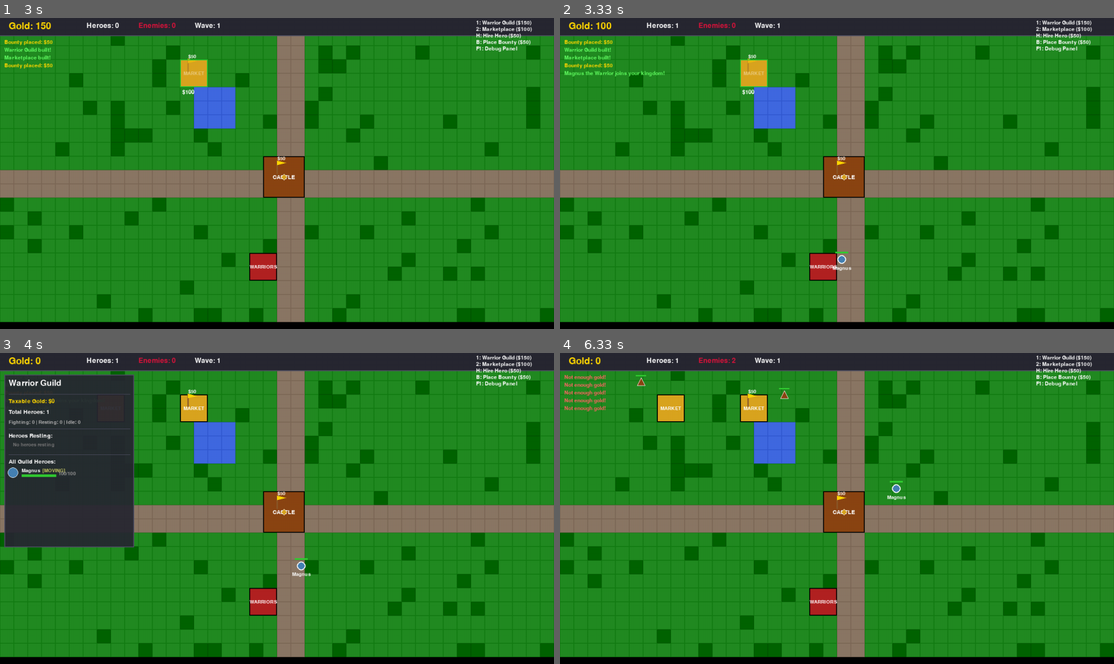
Above: before the commit, frames 1-4 (two rows, left to right).
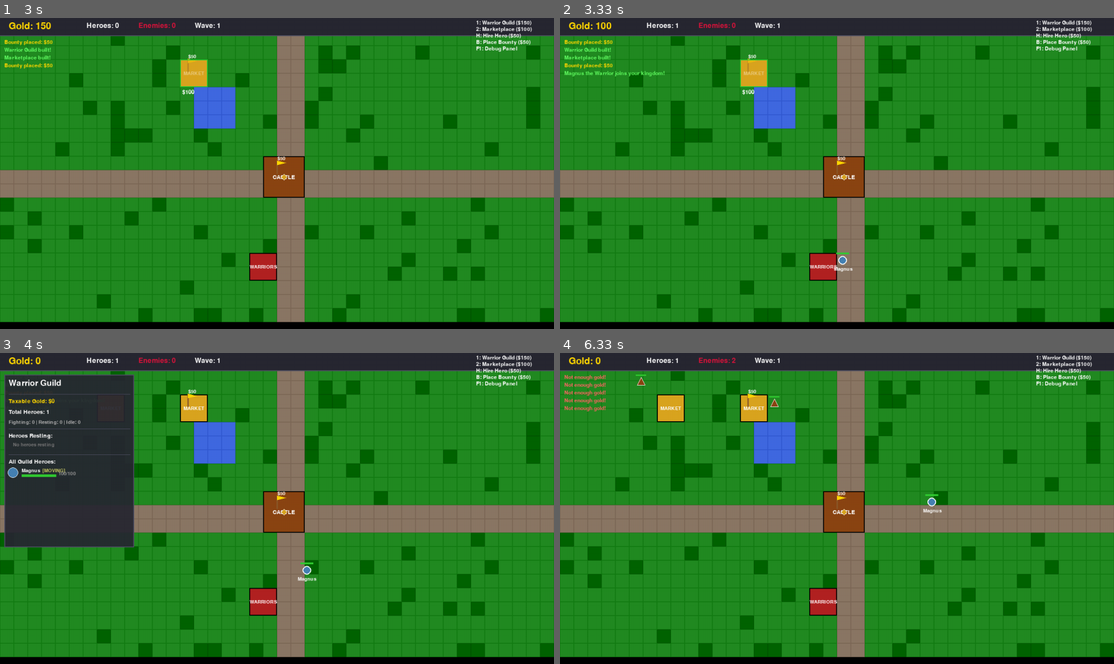
Above: after the commit, the same moments.

Repository: jaimiemontague/Kingdom
Game: pygame game, started from main.py
Same seed, same stepped clock (60 frames per second), same inputs: the game is played once before the commit and once after it.
Inputs (mouse positions are in pixels of both pictures, inside the frame that each line leads up to):
- Up to frame 1 (3 s): click (277, 173) at 0.38 s; tap B at 0.67, 2.98 s; click (105, 245) at 1.05 s; tap 1 at 1.33 s; click (249, 254) at 1.72 s; tap 2 at 2.07, 2.37, 2.9 s; click (188, 70) at 2.55 s
- Up to frame 2 (3.33 s): tap H at 3.17 s
- Up to frame 3 (4 s): click (110, 402) at 3.55 s; click "WARRIORS" at 3.88 s
- Up to frame 4 (6.33 s): tap 2 at 4.23, 4.53, 5.73, 6.03, 6.3 s; tap 1 at 4.32 s; right-click (953, 468) at 4.72 s; click (748, 405) at 5.05 s; click (781, 496) at 5.38 s

Frame 1 is identical in both runs. In frame 2, less than 0.1% of the frame differs, in the area x 49-53%, y 75-82%; in frame 3, 0.2%; in frame 4, 0.3%, in the area x 13-69%, y 6-52%.

Commit message:
Fix patrol zones: increase radius and add personal engagement range
The zones were too small (3 tiles = 96 pixels) so enemies walked past
without triggering engagement.

Changes:
- Increased zone radius from 3 to 5 tiles (160 pixels)
- Added personal engagement radius of 4 tiles (128 pixels)
- Heroes now engage if enemy is in their zone OR personally close
- Spread zone assignment further out (6-10 tiles from castle)
- Added debug logging infrastructure (disabled by default)

Tested: Heroes now stay in separate zones and engage enemies properly.

Diff:
--- a/ai/basic_ai.py
+++ b/ai/basic_ai.py
@@ -9,6 +9,22 @@
 from config import TILE_SIZE, HEALTH_THRESHOLD_FOR_DECISION, LLM_DECISION_COOLDOWN
 from ai.context_builder import ContextBuilder
 
+# Debug logging (set to True to see AI decision logs)
+DEBUG_AI = False
+
+_last_log = {}
+def debug_log(msg, throttle_key=None):
+    if not DEBUG_AI:
+        return
+    # Throttle repeated messages
+    if throttle_key:
+        import time
+        now = time.time()
+        if throttle_key in _last_log and now - _last_log[throttle_key] < 1.0:
+            return
+        _last_log[throttle_key] = now
+    print(f"[AI] {msg}")
+
 
 class BasicAI:
     """
@@ -51,13 +67,14 @@
             idx = len(self.hero_zones)
 
         num_heroes = max(len(heroes), 1)
-        angle = (2 * math.pi * idx) / num_heroes + random.uniform(-0.3, 0.3)
-        radius = TILE_SIZE * random.uniform(4, 8)
+        angle = (2 * math.pi * idx) / num_heroes + random.uniform(-0.2, 0.2)
+        radius = TILE_SIZE * random.uniform(6, 10)  # Spread zones further out
 
         zone_x = base_x + math.cos(angle) * radius
         zone_y = base_y + math.sin(angle) * radius
 
         self.hero_zones[hero.name] = (zone_x, zone_y)
+        debug_log(f"{hero.name} assigned zone at ({zone_x:.0f}, {zone_y:.0f}), angle={math.degrees(angle):.0f}deg")
         return (zone_x, zone_y)
 
     def update_hero(self, hero, dt: float, game_state: dict):
@@ -175,10 +192,13 @@
         enemies = game_state.get("enemies", [])
         buildings = game_state.get("buildings", [])
 
+        debug_log(f"{hero.name} is IDLE at ({hero.x:.0f}, {hero.y:.0f})", throttle_key=f"{hero.name}_idle")
+
         # Check if hero wants to go shopping (full health, has gold, needs potions)
         if hero.hp >= hero.max_hp:
             marketplace = self.find_marketplace_with_potions(buildings)
             if marketplace and hero.wants_to_shop(marketplace.can_sell_potions()):
+                debug_log(f"{hero.name} -> going shopping")
                 hero.target_position = (marketplace.center_x, marketplace.center_y)
                 hero.state = HeroState.MOVING
                 hero.target = {"type": "shopping", "marketplace": marketplace}
@@ -187,22 +207,34 @@
         # Get this hero's patrol zone
         zone_x, zone_y = self.assign_patrol_zone(hero, game_state)
 
-        # Only engage enemies that are INSIDE the hero's zone (3 tile radius)
-        zone_radius = TILE_SIZE * 3
-        enemies_in_zone = []
+        debug_log(f"{hero.name} zone=({zone_x:.0f}, {zone_y:.0f}), hero at ({hero.x:.0f}, {hero.y:.0f})", throttle_key=f"{hero.name}_zone")
+
+        # Engage enemies in two cases:
+        # 1. Enemy is in our patrol zone (5 tile radius from zone center)
+        # 2. Enemy is personally close to us (4 tile radius from hero)
+        zone_radius = TILE_SIZE * 5  # 160 pixels
+        personal_radius = TILE_SIZE * 4  # 128 pixels
+
+        enemies_to_consider = []
         for enemy in enemies:
             if not enemy.is_alive:
                 continue
-            # Check if enemy is in THIS hero's zone
+
             dist_to_zone = math.sqrt((enemy.x - zone_x)**2 + (enemy.y - zone_y)**2)
-            if dist_to_zone <= zone_radius:
-                dist_to_hero = hero.distance_to(enemy.x, enemy.y)
-                enemies_in_zone.append((enemy, dist_to_hero))
-
-        # If there are enemies in our zone, engage the closest one
-        if enemies_in_zone:
-            enemies_in_zone.sort(key=lambda x: x[1])
-            target_enemy = enemies_in_zone[0][0]
+            dist_to_hero = hero.distance_to(enemy.x, enemy.y)
+
+            # Check if enemy is in our zone OR personally close
+            in_zone = dist_to_zone <= zone_radius
+            personally_close = dist_to_hero <= personal_radius
+
+            if in_zone or personally_close:
+                enemies_to_consider.append((enemy, dist_to_hero))
+
+        # If there are enemies to fight, engage the closest one
+        if enemies_to_consider:
+            enemies_to_consider.sort(key=lambda x: x[1])
+            target_enemy = enemies_to_consider[0][0]
+            debug_log(f"{hero.name} -> engaging enemy at ({target_enemy.x:.0f}, {target_enemy.y:.0f})")
             hero.target = target_enemy
             hero.set_target_position(target_enemy.x, target_enemy.y)
             hero.state = HeroState.MOVING
@@ -210,9 +242,11 @@
 
         # No enemies in zone - patrol within our zone
         dist_to_zone = hero.distance_to(zone_x, zone_y)
+        debug_log(f"{hero.name} dist_to_zone={dist_to_zone:.0f}")
 
         if dist_to_zone > TILE_SIZE * 4:
             # Too far from zone, return to it
+            debug_log(f"{hero.name} -> returning to zone")
             hero.target_position = (zone_x, zone_y)
             hero.state = HeroState.MOVING
             hero.target = {"type": "patrol"}
@@ -223,6 +257,7 @@
                 wander_dist = TILE_SIZE * random.uniform(1, 3)
                 target_x = zone_x + math.cos(angle) * wander_dist
                 target_y = zone_y + math.sin(angle) * wander_dist
+                debug_log(f"{hero.name} -> wandering to ({target_x:.0f}, {target_y:.0f})")
                 hero.target_position = (target_x, target_y)
                 hero.state = HeroState.MOVING
                 hero.target = {"type": "patrol"}
